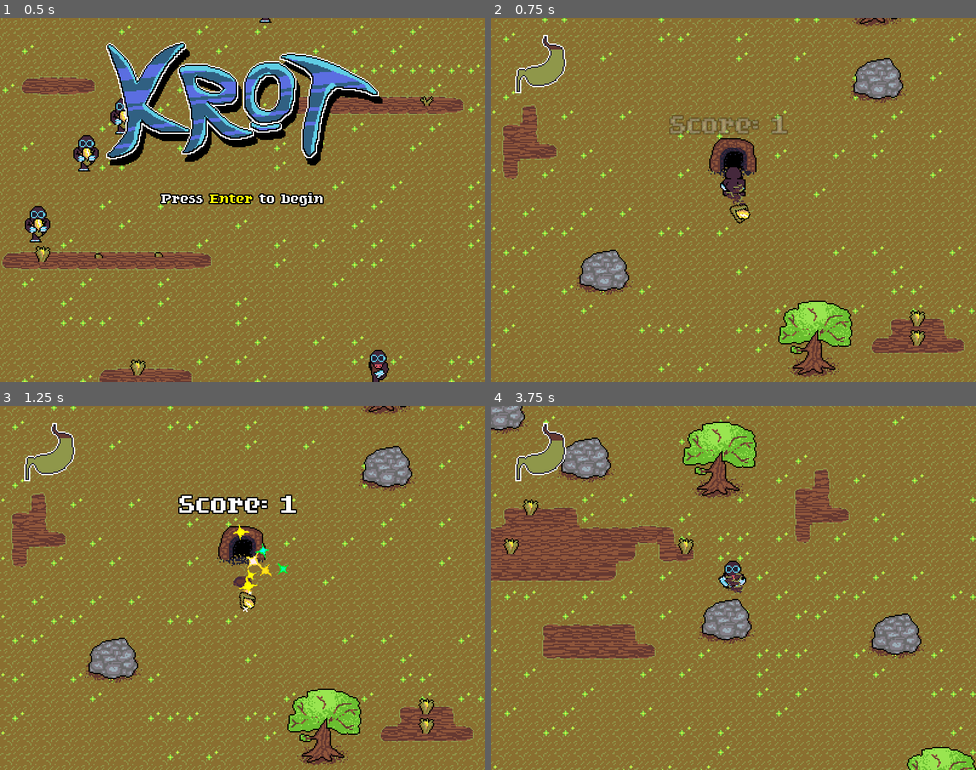
Above: before the commit, frames 1-4 (two rows, left to right).
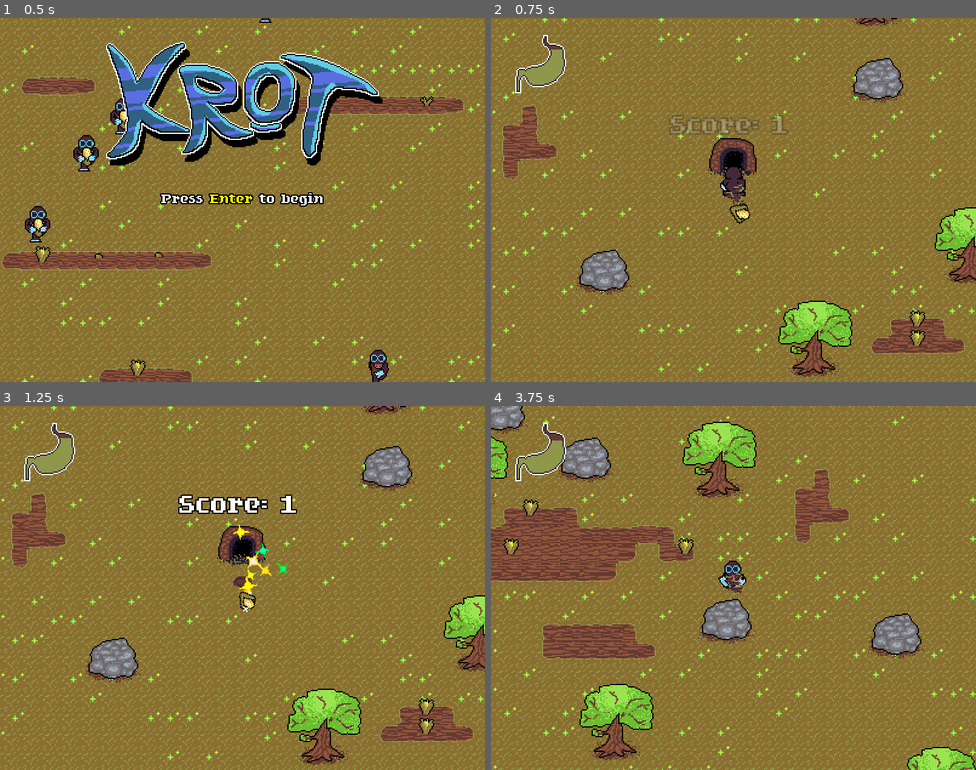
Above: after the commit, the same moments.

Repository: TheTophatDemon/KROT
Game: Godot game, scene res://scenes/title.tscn
The game is run twice, just before and just after one commit, with the same random seed, the same clock (stepped at 60 frames per second) and the same inputs.
Inputs (mouse positions are in pixels of both pictures, inside the frame that each line leads up to):
- Up to frame 1 (0.5 s): no input
- Up to frame 2 (0.75 s): tap Enter (ui_accept) at 0.5 s; move the mouse to (709, 272) at 0.52 s; hold W (walk_north) from 0.53 s (still down); tap Z (dive) at 0.6 s; click (709, 272) at 0.67 s
- Up to frame 3 (1.25 s): keep holding W (walk_north); tap Enter (ui_accept) at 0.77 s
- Up to frame 4 (3.75 s): move the mouse to (879, 642) at 1.27 s; tap X (eat) at 1.35, 2.85 s; tap Enter (ui_accept) at 1.52, 3.02 s; move the mouse to (588, 533) at 2.02 s; release W (walk_north) at 2.03 s; hold A (walk_west) 2.03-3.53 s; tap Z (dive) at 2.1, 3.6 s; move the mouse to (757, 588) at 2.77 s; click (757, 588) at 2.92 s; move the mouse to (660, 497) at 3.52 s; hold Down (walk_south) from 3.53 s (still down)

Frame 1 is identical in both runs. In frame 2, 1.2% of the frame differs, in the area x 91-100%, y 52-73%; in frame 3, 1.2%; in frame 4, 2.4%, in the area x 0-34%, y 8-98%.

Commit message:
Farmers spawn more consistently at designated points. Adjusted spawning curve again.

Diff:
--- a/globals.gd
+++ b/globals.gd
@@ -6,3 +6,4 @@
 const COL_BIT_SOLIDS = 5
 const GROUP_PLAYERS = "players"
 const GROUP_FARMERS = "farmers"
+const GROUP_SPAWNER = "spawner"
--- a/scenes/game.gd
+++ b/scenes/game.gd
@@ -4,15 +4,6 @@
 const PREFAB_FARMER = preload("res://scenes/actors/farmer.tscn")
 
 const SEED_PLANT_INTERVAL = 5
-
-const SAFETY_RADIUS = 128.0 #No objects will be spawned within this distance of the player
-const OBSTACLE_GRID_SPACING = Vector2(64.0, 64.0)
-#Lists pairs of obstacle prefabs and their spawn frequencies
-const OBSTACLES = [
-	[preload("res://scenes/objects/tree.tscn"), 0.2],
-	[preload("res://scenes/objects/stone.tscn"), 0.1],
-	#[preload("res://scenes/actors/farmer.tscn"), 0.05]
-]
 
 const MAX_FARMERS = 30
 
@@ -23,100 +14,6 @@
 var seed_plant_timer:float = 999.0
 var farmer_spawn_timer:float = 0.0
 var farmer_phase:int = 0
-
-func generate_map(cols, rows):
-	var xs = -int(cols/2)
-	var ys = -int(rows/2)
-	#Put down random grass tiles
-	var grass_id = ground_tiles.tile_set.find_tile_by_name("grass")
-	var boundary_id = ground_tiles.tile_set.find_tile_by_name("boundary")
-	for x in range(cols):
-		for y in range(rows):
-			if x == 0 or y == 0 or x == cols - 1 or y == rows - 1:
-				var corner = (x == 0 and y == 0) \
-					or (x == cols - 1 and y == 0) \
-					or (x == cols - 1 and y == rows - 1) \
-					or (x == 0 and y == rows - 1)
-				#Draw edge tiles sparsely
-				if randf() < 0.7 and !corner:
-					ground_tiles.set_cell(xs+x, ys+y, grass_id)
-				else:
-					#Place solid boundaries at the edges
-					ground_tiles.set_cell(xs+x, ys+y, boundary_id)
-			elif x == 1 or y == 1 or x == cols - 2 or y == rows - 2:
-				#Make sure the tiles behind edge tiles aren't flipped.
-				#That would mess up the autotiling.
-				ground_tiles.set_cell(xs+x, ys+y, grass_id, false, false)
-			else:
-				#Randomly flip interior tiles
-				var flip_x = bool(randi() % 2)
-				var flip_y = bool(randi() % 2)
-				ground_tiles.set_cell(xs+x, ys+y, grass_id, flip_x, flip_y)
-	#Place boundary tiles outside of the map
-	for x in range(cols):
-		ground_tiles.set_cell(xs+x, ys-1, boundary_id)
-		ground_tiles.set_cell(xs+x, -ys, boundary_id)
-	for y in range(rows):
-		ground_tiles.set_cell(xs, ys+y, boundary_id)
-		ground_tiles.set_cell(-xs, ys+y, boundary_id)
-	#Update autotiling
-	ground_tiles.update_bitmask_region()
-	#Put down horizontal strips of soil
-	var soil_id = soil_tiles.tile_set.find_tile_by_name("soil")
-	for y in range(rows - 4):
-		var n_strips = randi() % (cols / 16)
-		var strip_x = 2
-		for s in range(n_strips):
-			var length = (randi() % 8) + 4
-			var remaining = (cols - 2 - strip_x - length)
-			if remaining > 0:
-				strip_x += randi() % remaining
-				for o in range(length):
-					var x = strip_x + o
-					var tile_coords = Vector2(xs + x, ys + y + 2)
-					#Place soil only if it's outside the starting area
-					if soil_tiles.map_to_world(tile_coords).length() > SAFETY_RADIUS:
-						soil_tiles.set_cell(tile_coords.x, tile_coords.y, soil_id)
-				strip_x += length
-			else:
-				break
-	#Update autotiling
-	soil_tiles.update_bitmask_region()
-
-#Place obstacles throughout the map based on a large grid.
-func place_obstacles():
-	var ground_rect = ground_tiles.get_used_rect()
-	var min_bound = ground_rect.position * ground_tiles.cell_size
-	var max_bound = ground_rect.end * ground_tiles.cell_size
-
-	#Shrink the boundary so that things don't get placed near the water
-	min_bound += ground_tiles.cell_size * 2.0
-	max_bound -= ground_tiles.cell_size * 2.0
-
-	var grid_size = (max_bound - min_bound) / OBSTACLE_GRID_SPACING
-	var cols = floor(grid_size.x)
-	var rows = floor(grid_size.y)
-	for x in range(cols):
-		for y in range(rows):
-			var pos = Vector2()
-			pos.x = min_bound.x + (x * OBSTACLE_GRID_SPACING.x) + \
-				rand_range(OBSTACLE_GRID_SPACING.x / 3.0, 2.0 * OBSTACLE_GRID_SPACING.x / 3.0)
-			pos.y = min_bound.y + (y * OBSTACLE_GRID_SPACING.y) + \
-				rand_range(OBSTACLE_GRID_SPACING.y / 3.0, 2.0 * OBSTACLE_GRID_SPACING.y / 3.0)
-
-			#Don't spawn next to the player
-			if pos.length() < SAFETY_RADIUS:
-				continue
-
-			var key = randf()
-			var freq = 0.0
-			for p in OBSTACLES:
-				freq += p[1]
-				if key <= freq:
-					var ob = p[0].instance()
-					ysort.add_child(ob)
-					ob.position = pos
-					break
 
 func spawn_crops(density:float, random_growth:bool = false):
 	var test_circle = CircleShape2D.new()
@@ -142,52 +39,20 @@
 
 # Places a farmer in a random off-screen position.
 func spawn_farmer():
-	var test_circle = CircleShape2D.new()
-	test_circle.radius = 16.0
-	var test_params = Physics2DShapeQueryParameters.new()
-	test_params.set_shape(test_circle)
-	test_params.collide_with_areas = true
-	test_params.collide_with_bodies = true
-	test_params.collision_layer = Globals.COL_BIT_HUMANS | Globals.COL_BIT_SOLIDS
-	var space_state = get_world_2d().direct_space_state
+	var spawners = get_tree().get_nodes_in_group(Globals.GROUP_SPAWNER)
+	spawners.shuffle()
 
-	var camera = get_node("%Camera")
-	var camera_rect = get_viewport().get_visible_rect()
-	camera_rect.size *= camera.zoom
-	camera_rect.position = camera.global_position - camera_rect.size / 2.0
-
-	var attempts = 0
-	while attempts < 50:
-		attempts += 1
-		var rect = soil_tiles.get_used_rect()
-		var pos = rect.position + Vector2(rand_range(0.0, rect.size.x), rand_range(0.0, rect.size.y))
-
-		# Skip if it's on camera
-		if camera_rect.has_point(pos):
-			continue
-
-		# Place if there's nothing intersecting
-		test_params.transform = Transform2D(Vector2.RIGHT, Vector2.DOWN, pos)
-		var blocking = space_state.intersect_shape(test_params)
-		if blocking.size() == 0:
+	for spawner in spawners:
+		if spawner.can_spawn():
 			var farmer = PREFAB_FARMER.instance()
 			ysort.add_child(farmer)
-			farmer.position = pos
+			farmer.global_position = spawner.global_position
 			print("Farmer spawned")
-			break
+			return
+	print("Spawn failed")
 
 func _ready():
-	#randomize()
-	#generate_map(64, 64)
-	#place_obstacles()
-
-	#Set camera boundary to map boundary
-#	var ground_rect = ground_tiles.get_used_rect()
-#	var camera = get_node("%Camera")
-#	camera.limit_left = ground_rect.position.x * ground_tiles.cell_size.x
-#	camera.limit_top = ground_rect.position.y * ground_tiles.cell_size.y
-#	camera.limit_right = ground_rect.end.x * ground_tiles.cell_size.x
-#	camera.limit_bottom = ground_rect.end.y * ground_tiles.cell_size.y
+	randomize()
 
 	var player = get_node("%Krot")
 	player.connect("deposited_crop", self, "_on_player_deposit_crop")
@@ -203,7 +68,6 @@
 	return tiles[randi() % tiles.size()] * soil_tiles.cell_size + (soil_tiles.cell_size / 2.0)
 
 func _process(delta):
-
 	#Plant new crops at random spots
 	seed_plant_timer += delta
 	if seed_plant_timer > SEED_PLANT_INTERVAL:
@@ -224,8 +88,9 @@
 
 			if farmer_phase < 4:
 				farmer_spawn_timer = 15.0
-			#elif farmer_phase < 15:
+			elif farmer_phase < 12:
+				farmer_spawn_timer = 10.0
 			else:
-				farmer_spawn_timer = 60.0
+				farmer_spawn_timer = 20.0
 
 			farmer_phase += 1
--- a/scenes/game.tscn
+++ b/scenes/game.tscn
@@ -7,6 +7,7 @@
 [ext_resource path="res://scenes/game.gd" type="Script" id=5]
 [ext_resource path="res://scenes/objects/stone.tscn" type="PackedScene" id=6]
 [ext_resource path="res://scenes/objects/tree.tscn" type="PackedScene" id=7]
+[ext_resource path="res://scenes/objects/spawner.tscn" type="PackedScene" id=8]
 [ext_resource path="res://scenes/game_camera.gd" type="Script" id=9]
 [ext_resource path="res://gfx/water.tres" type="Texture" id=10]
 
@@ -44,6 +45,92 @@
 
 [node name="YSort" type="YSort" parent="."]
 
+[node name="Spawner" parent="YSort" instance=ExtResource( 8 )]
+
+[node name="Spawner2" parent="YSort" instance=ExtResource( 8 )]
+position = Vector2( -345, -403 )
+
+[node name="Spawner3" parent="YSort" instance=ExtResource( 8 )]
+position = Vector2( -279, -332 )
+
+[node name="Spawner4" parent="YSort" instance=ExtResource( 8 )]
+position = Vector2( -172, -283 )
+
+[node name="Spawner5" parent="YSort" instance=ExtResource( 8 )]
+position = Vector2( -58, -430 )
+
+[node name="Spawner6" parent="YSort" instance=ExtResource( 8 )]
+position = Vector2( 38, -303 )
+
+[node name="Spawner7" parent="YSort" instance=ExtResource( 8 )]
+position = Vector2( 138, -338 )
+
+[node name="Spawner8" parent="YSort" instance=ExtResource( 8 )]
+position = Vector2( 189, -193 )
+
+[node name="Spawner9" parent="YSort" instance=ExtResource( 8 )]
+position = Vector2( 281, -180 )
+
+[node name="Spawner10" parent="YSort" instance=ExtResource( 8 )]
+position = Vector2( 19, -152 )
+
+[node name="Spawner11" parent="YSort" instance=ExtResource( 8 )]
+position = Vector2( -164, 130 )
+
+[node name="Spawner12" parent="YSort" instance=ExtResource( 8 )]
+position = Vector2( 128, 186 )
+
+[node name="Spawner13" parent="YSort" instance=ExtResource( 8 )]
+position = Vector2( 254, 109 )
+
+[node name="Spawner14" parent="YSort" instance=ExtResource( 8 )]
+position = Vector2( 305, -65 )
+
+[node name="Spawner15" parent="YSort" instance=ExtResource( 8 )]
+position = Vector2( 481, -84 )
+
+[node name="Spawner16" parent="YSort" instance=ExtResource( 8 )]
+position = Vector2( 447, -7 )
+
+[node name="Spawner17" parent="YSort" instance=ExtResource( 8 )]
+position = Vector2( 489, 151 )
+
+[node name="Spawner18" parent="YSort" instance=ExtResource( 8 )]
+position = Vector2( 322, 271 )
+
+[node name="Spawner19" parent="YSort" instance=ExtResource( 8 )]
+position = Vector2( 422, 355 )
+
+[node name="Spawner20" parent="YSort" instance=ExtResource( 8 )]
+position = Vector2( 159, 368 )
+
+[node name="Spawner21" parent="YSort" instance=ExtResource( 8 )]
+position = Vector2( 3, 300 )
+
+[node name="Spawner22" parent="YSort" instance=ExtResource( 8 )]
+position = Vector2( -243, 444 )
+
+[node name="Spawner23" parent="YSort" instance=ExtResource( 8 )]
+position = Vector2( -69, 461 )
+
+[node name="Spawner24" parent="YSort" instance=ExtResource( 8 )]
+position = Vector2( -372, 280 )
+
+[node name="Spawner25" parent="YSort" instance=ExtResource( 8 )]
+position = Vector2( -398, 392 )
+
+[node name="Spawner26" parent="YSort" instance=ExtResource( 8 )]
+position = Vector2( -419, 140 )
+
+[node name="Spawner27" parent="YSort" instance=ExtResource( 8 )]
+position = Vector2( -519, 86 )
+
+[node name="Spawner28" parent="YSort" instance=ExtResource( 8 )]
+position = Vector2( -428, -286 )
+
+[node name="Spawner29" parent="YSort" instance=ExtResource( 8 )]
+position = Vector2( 367, -311 )
+
 [node name="Camera" type="Camera2D" parent="YSort"]
 unique_name_in_owner = true
 z_index = 1000
@@ -175,5 +262,14 @@
 [node name="Tree20" parent="YSort" instance=ExtResource( 7 )]
 position = Vector2( -513, -179 )
 
+[node name="Tree21" parent="YSort" instance=ExtResource( 7 )]
+position = Vector2( -459, -70 )
+
+[node name="Tree22" parent="YSort" instance=ExtResource( 7 )]
+position = Vector2( -339, 137 )
+
+[node name="Tree23" parent="YSort" instance=ExtResource( 7 )]
+position = Vector2( 195, 44 )
+
 [node name="Stone18" parent="YSort" instance=ExtResource( 6 )]
 position = Vector2( 118, -110 )
--- /dev/null
+++ b/scenes/objects/spawner.gd
@@ -0,0 +1,29 @@
+extends VisibilityNotifier2D
+
+var on_camera:bool = false
+var intersecting_bodies:int = 0
+
+func _ready():
+	var _err
+	_err = connect("screen_entered", self, "_on_screen_entered")
+	_err = connect("screen_exited", self, "_on_screen_exited")
+	_err = $Area2D.connect("body_entered", self, "_on_body_entered")
+	_err = $Area2D.connect("body_exited", self, "_on_body_exited")
+
+func _on_screen_entered():
+	on_camera = true
+
+func _on_screen_exited():
+	on_camera = false
+
+func _on_body_entered(body):
+	if (body.collision_layer & $Area2D.collision_mask) > 0:
+		intersecting_bodies += 1
+
+func _on_body_exited(body):
+	if (body.collision_layer & $Area2D.collision_mask) > 0:
+		intersecting_bodies -= 1
+
+# Returns true if it is legal to spawn a farmer in this region (there is nothing in the way and it's off screen)
+func can_spawn()->bool:
+	return !on_camera and intersecting_bodies == 0
--- /dev/null
+++ b/scenes/objects/spawner.tscn
@@ -0,0 +1,18 @@
+[gd_scene load_steps=3 format=2]
+
+[ext_resource path="res://scenes/objects/spawner.gd" type="Script" id=1]
+
+[sub_resource type="CircleShape2D" id=1]
+radius = 16.0
+
+[node name="Spawner" type="VisibilityNotifier2D" groups=["spawner"]]
+position = Vector2( -382, -179 )
+rect = Rect2( -24, -48, 48, 64 )
+script = ExtResource( 1 )
+
+[node name="Area2D" type="Area2D" parent="."]
+collision_layer = 0
+collision_mask = 58
+
+[node name="CollisionShape2D" type="CollisionShape2D" parent="Area2D"]
+shape = SubResource( 1 )
Not shown, changed: TODO.txt
Not shown: 1 places in scenes/game.tscn that only renumber resources
